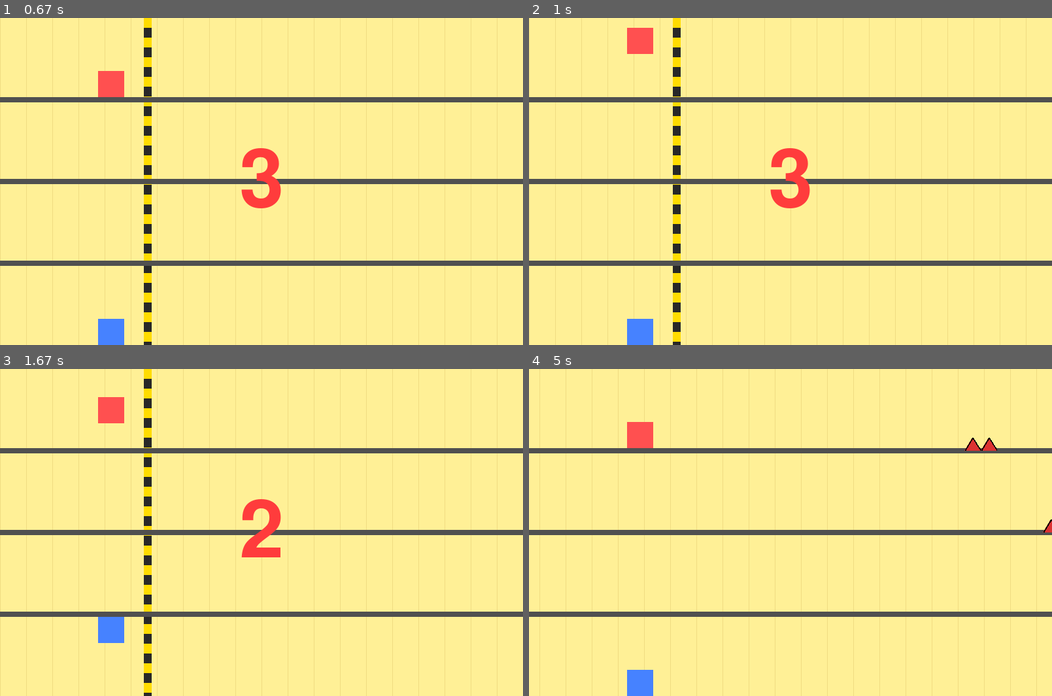
Above: before the commit, frames 1-4 (two rows, left to right).
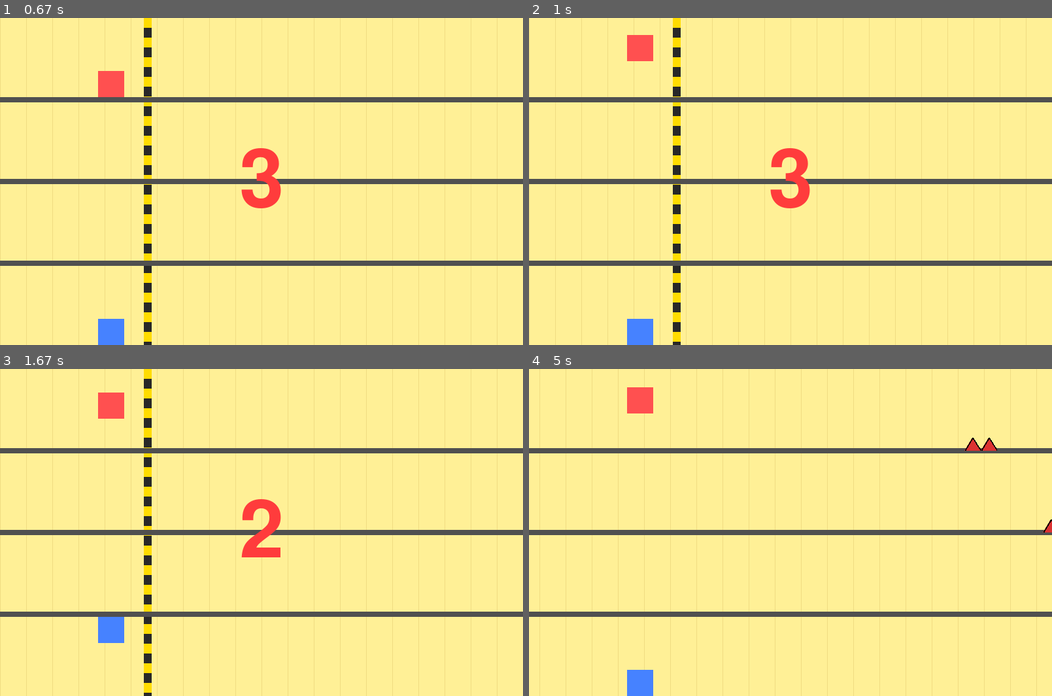
Above: after the commit, the same moments.

Repository: leomarsolla/pygameleomarcondes
Game: pygame game, started from jogo.py
Two runs of this game, one before a commit and one after it. Both use one fixed random seed, a clock stepped at 60 frames per second and the inputs below.
Inputs (mouse positions are in pixels of both pictures, inside the frame that each line leads up to):
- Up to frame 1 (0.67 s): click (261, 181) at 0.38 s
- Up to frame 2 (1 s): tap Space at 0.67 s
- Up to frame 3 (1.67 s): tap W at 1 s; tap Space at 1.4 s
- Up to frame 4 (5 s): tap Space at 1.7, 1.9, 2.23, 2.53, 2.73, 3.03, 3.3, 3.63, 3.93, 4.07, 4.47, 4.77 s; tap W at 1.98, 3.38, 4.55 s

Frame 1 is identical in both runs. In frame 2, 0.2% of the frame differs, in the area x 18-24%, y 3-14%; in frame 3, 0.1%; in frame 4, 0.8%, in the area x 18-24%, y 5-25%.

Commit message:
v22 -  flip se encostar em alg hitbox

Diff:
--- a/jogo.py
+++ b/jogo.py
@@ -50,45 +50,48 @@
         self.prev_y = self.rect.y
         self.vel_y = 0
         self.gravity_dir = 1
-        self.on_ground = True
+        self.tem_flip = True
+        self.estava_tocando = True
         self.alive = True
         self.venceu = False
 
     def flip_gravity(self):
-        if self.on_ground:
+        if self.tem_flip:
             self.gravity_dir *= -1
             self.vel_y = 0
-            self.on_ground = False
+            self.tem_flip = False
 
     def update(self, other_players, blocks_group, spikes_group, scrolling):
         self.prev_x = self.rect.x
         self.prev_y = self.rect.y
 
-        self.vel_y += 1.2 * self.gravity_dir
+        self.vel_y += 1.0 * self.gravity_dir
         self.rect.y += self.vel_y
-        landed = False
+        tocando_agora = False
 
         if self.rect.bottom >= HEIGHT:
             self.rect.bottom = HEIGHT
             self.vel_y = 0
-            landed = True
+            tocando_agora = True
         if self.rect.top <= 0:
             self.rect.top = 0
             self.vel_y = 0
-            landed = True
+            tocando_agora = True
 
         for other in other_players:
             if other is self or not other.alive:
                 continue
             if self.rect.colliderect(other.rect):
+                tocando_agora = True
                 if self.vel_y > 0:
                     self.rect.bottom = other.rect.top
                 elif self.vel_y < 0:
                     self.rect.top = other.rect.bottom
                 self.vel_y = 0
-                landed = True
 
         for block in pygame.sprite.spritecollide(self, blocks_group, False):
+            tocando_agora = True
+
             overlap_left = self.rect.right - block.rect.left
             overlap_right = block.rect.right - self.rect.left
             overlap_top = self.rect.bottom - block.rect.top
@@ -97,21 +100,17 @@
             if self.vel_y > 0 and self.prev_y + self.rect.height <= block.rect.top + abs(self.vel_y):
                 self.rect.bottom = block.rect.top
                 self.vel_y = 0
-                landed = True
             elif self.vel_y < 0 and self.prev_y >= block.rect.bottom - abs(self.vel_y):
                 self.rect.top = block.rect.bottom
                 self.vel_y = 0
-                landed = True
             else:
                 min_overlap = min(overlap_left, overlap_right, overlap_top, overlap_bottom)
                 if min_overlap == overlap_top:
                     self.rect.bottom = block.rect.top
                     self.vel_y = 0
-                    landed = True
                 elif min_overlap == overlap_bottom:
                     self.rect.top = block.rect.bottom
                     self.vel_y = 0
-                    landed = True
                 elif min_overlap == overlap_left:
                     self.rect.right = block.rect.left
                 elif min_overlap == overlap_right:
@@ -127,7 +126,10 @@
             self.kill()
             return
 
-        self.on_ground = landed
+        if tocando_agora and not self.estava_tocando:
+            self.tem_flip = True
+
+        self.estava_tocando = tocando_agora
 
 
 class Block(pygame.sprite.Sprite):
